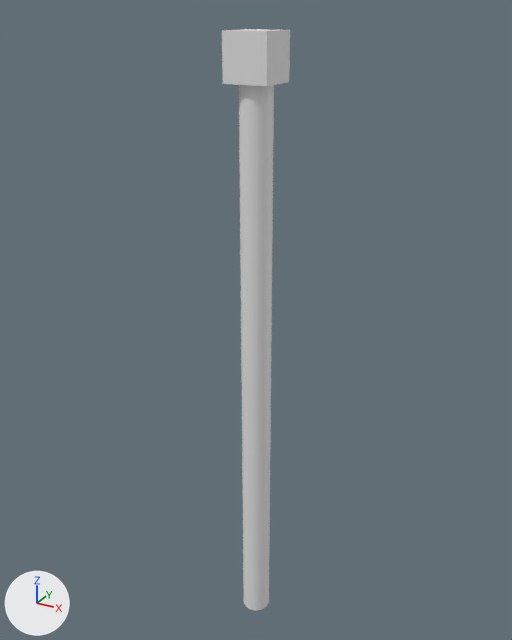
Renders of the glTF model LinaEditor/_Resources/Editor/Models/GizmoScale.glb from each side of a commit.
Both versions are drawn from a camera (50 mm lens) standing at (0.508, -0.925, 1.062) and looking at (-0.015, 0.026, 0.586). Arrows for +X, +Y and +Z are at lower left; the lights stay in place. Vertices at the same position are counted once.

Objects in the first picture: 'Arrow'.
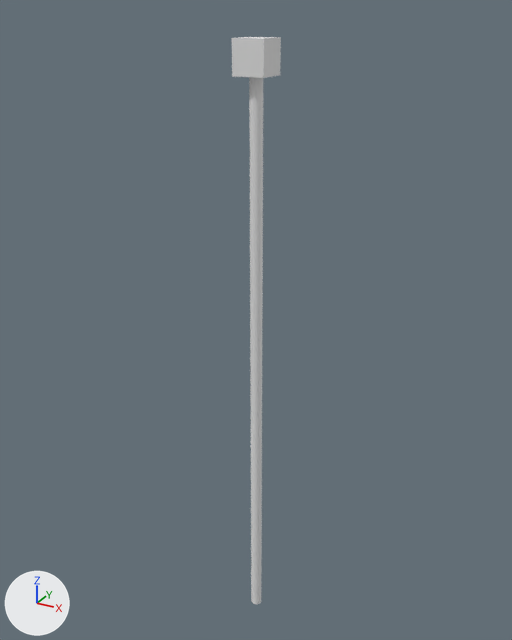
Changed parts and their boxes (x1, y1, x2, y2) in the pictures (512 x 640 px):
'Arrow', reshaped (28% narrower)
    before: (222, 29, 290, 610)
    after: (232, 37, 281, 604)
part 1 of me_arrow, added
    after: (249, 77, 263, 604)
part 2 of me_arrow, added
    after: (232, 37, 281, 78)
part 3 of me_arrow, deleted
    before: (239, 85, 274, 610)
part 4 of me_arrow, deleted
    before: (222, 29, 290, 86)

What the commit changed:
me_arrow has 72 vertices, 106 faces and spans x -0.035..0.035, y -0.035..0.035, z 0.0..1.035.
me_arrow is used by ob_arrow; location (0.0, 0.0, 0.0).
me_arrow part 1: a new loose piece, a 32-sided cylinder along z spanning x -0.01..0.01, y -0.01..0.01, z 0.0..1.0.
me_arrow part 2: a new loose piece, a box spanning x -0.025..0.025, y -0.025..0.025, z 0.975..1.025.
me_arrow part 3: the loose piece of 64 vertices spanning x -0.025..0.025, y -0.025..0.025, z 0.0..1.0 is deleted.
me_arrow part 4: the loose piece of 8 vertices spanning x -0.035..0.035, y -0.035..0.035, z 0.965..1.035 is deleted.
